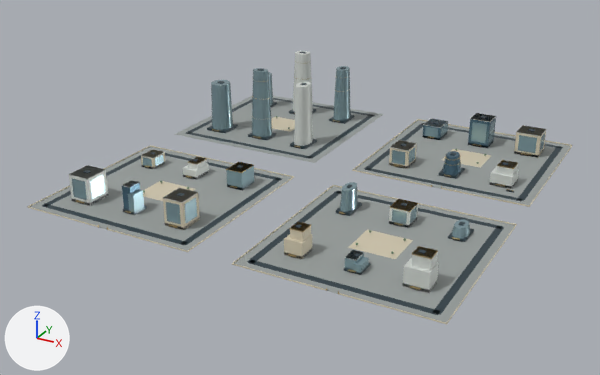
A saved change to the glTF model web/public/assets/3d/ampliworld/GC-CITY-2030/GC-TILE-05-19.glb.
The view is the same before and after, from a 50 mm lens placed at (-4339.0, -5294.0, 609.0), pointed at (-5021.0, -4054.0, -11.0). The axes (+X, +Y, +Z) are drawn at lower left. The lights are the same throughout. The picture after the commit comes second. Where no turn or scale is listed for an object, it has been applied to the vertices. Vertices at exactly the same position are counted once.

Objects in the first picture: 'GC-TILE-05-19-blue', 'GC-TILE-05-19-dark', 'GC-TILE-05-19-glass', 'GC-TILE-05-19-gold', 'GC-TILE-05-19-ivory', 'GC-TILE-05-19-paving', 'GC-TILE-05-19-white' and 1 more.
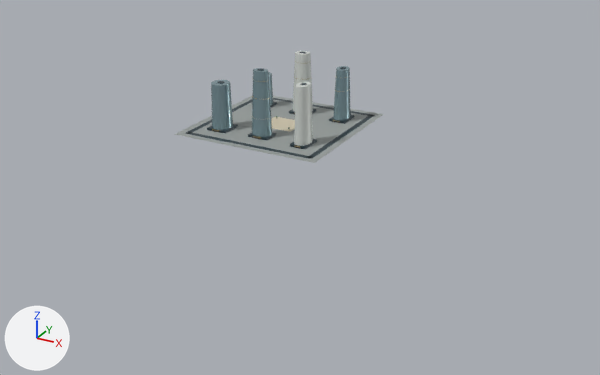
The change, as a diff of the scene's bpy script:
```diff
--- a/web/public/assets/3d/ampliworld/GC-CITY-2030/GC-TILE-05-19.glb.py
+++ b/web/public/assets/3d/ampliworld/GC-CITY-2030/GC-TILE-05-19.glb.py
@@ me_mesh_0 @@
 # used by ob_gc_tile_05_19_paving; location = (0.0, 0.0, 0.0)
-me_mesh_0.from_pydata(...)  # 32 vertices, 48 faces; spans x -5379.0..-4621.0, y -4379.0..-3621.0, z 0.0
+me_mesh_0.from_pydata(...)  # 8 vertices, 12 faces; spans x -5379.0..-5041.0, y -3959.0..-3621.0, z 0.0
+# me_mesh_0 part 1: the loose piece of 8 vertices spanning x -4959.0..-4621.0, y -3959.0..-3621.0, z 0.0 is deleted
+# me_mesh_0 part 2: the loose piece of 8 vertices spanning x -5379.0..-5041.0, y -4379.0..-4041.0, z 0.0 is deleted
+# me_mesh_0 part 3: the loose piece of 8 vertices spanning x -4959.0..-4621.0, y -4379.0..-4041.0, z 0.0 is deleted
 me_mesh_0.materials.append(mat_paving)
@@ me_mesh_1 @@
 # used by ob_gc_tile_05_19_dark; location = (0.0, 0.0, 0.0)
-me_mesh_1.from_pydata(...)  # 520 vertices, 780 faces; spans x -5364.0..-4636.0, y -4364.0..-3636.0, z 0.0..145.0
+me_mesh_1.from_pydata(...)  # 128 vertices, 192 faces; spans x -5364.0..-5056.0, y -3944.0..-3636.0, z 0.0..145.0
+# me_mesh_1 part 4: 49 loose pieces with 392 vertices, spanning x -5364.0..-4636.0, y -4364.0..-3636.0, z 0.0..58.0, are deleted
 me_mesh_1.materials.append(mat_dark)
@@ me_mesh_2 @@
 # used by ob_gc_tile_05_19_ivory; location = (0.0, 0.0, 0.0)
-me_mesh_2.from_pydata(...)  # 200 vertices, 300 faces; spans x -5380.0..-4620.0, y -4380.0..-3620.0, z 0.0..50.0
+me_mesh_2.from_pydata(...)  # 8 vertices, 12 faces; spans x -5250.0..-5170.0, y -3826.0..-3754.0, z 0.0
+# me_mesh_2 part 5: 24 loose pieces with 192 vertices, spanning x -5380.0..-4620.0, y -4380.0..-3620.0, z 0.0..50.0, are deleted
 me_mesh_2.materials.append(mat_ivory)
@@ me_mesh_5 @@
 # used by ob_gc_tile_05_19_glass; location = (0.0, 0.0, 0.0)
-me_mesh_5.from_pydata(...)  # 452 vertices, 720 faces; spans x -5332.0..-4666.0, y -4322.0..-3673.0, z 0.0..144.0
+me_mesh_5.from_pydata(...)  # 88 vertices, 160 faces; spans x -5332.0..-5092.0, y -3903.0..-3673.0, z 5.0..144.0
+# me_mesh_5 part 6: 42 loose pieces with 364 vertices, spanning x -5331.0..-4666.0, y -4322.0..-3675.0, z 0.0..50.0, are deleted
 me_mesh_5.materials.append(mat_glass)
@@ me_mesh_6 @@
 # used by ob_gc_tile_05_19_gold; location = (0.0, 0.0, 0.0)
-me_mesh_6.from_pydata(...)  # 962 vertices, 1632 faces; spans x -5331.0..-4661.0, y -4380.0..-3674.0, z 0.0..124.0
+me_mesh_6.from_pydata(...)  # 444 vertices, 792 faces; spans x -5331.0..-5094.0, y -3907.0..-3674.0, z 4.0..124.0
+# me_mesh_6 part 7: 49 loose pieces with 518 vertices, spanning x -5319.0..-4661.0, y -4380.0..-3719.0, z 0.0..53.0, are deleted
 me_mesh_6.materials.append(mat_gold)
@@ me_mesh_7 @@
 # used by ob_gc_tile_05_19_white; location = (0.0, 0.0, 0.0)
-me_mesh_7.from_pydata(...)  # 180 vertices, 284 faces; spans x -5331.0..-4666.0, y -4322.0..-3674.0, z 0.0..139.0
+me_mesh_7.from_pydata(...)  # 44 vertices, 80 faces; spans x -5233.0..-5093.0, y -3903.0..-3676.0, z 5.0..139.0
+# me_mesh_7 part 8: 17 loose pieces with 136 vertices, spanning x -5331.0..-4666.0, y -4322.0..-3674.0, z 0.0..57.0, are deleted
 me_mesh_7.materials.append(mat_white)
@@ ob_gc_tile_05_19_blue @@
-ob_gc_tile_05_19_blue = bpy.data.objects.new('GC-TILE-05-19-blue', me_mesh_8)
-ob_gc_tile_05_19_blue.location = (0.0, 0.0, 0.0)
```

Boxes (x1, y1, x2, y2) around the edits, measured in the pictures (600 x 375 px):
'GC-TILE-05-19-paving', reshaped (61% narrower, 70% shorter): before (30, 96, 571, 323); after (175, 96, 384, 163)
'GC-TILE-05-19-dark', reshaped (64% narrower, 59% shorter): before (42, 51, 563, 315); after (186, 51, 375, 159)
'GC-TILE-05-19-glass', reshaped (70% narrower, 66% shorter): before (71, 66, 545, 275); after (211, 66, 351, 137)
'GC-TILE-05-19-ivory', reshaped: before (27, 117, 573, 324); after (271, 117, 295, 132)
'GC-TILE-05-19-white', reshaped (96% narrower, 60% shorter): before (68, 51, 547, 293); after (293, 51, 313, 146)
'GC-TILE-05-19-blue', deleted: before (122, 113, 496, 210)
'GC-TILE-05-19-gold', reshaped (70% narrower, 63% shorter): before (76, 62, 531, 294); after (212, 62, 350, 147)
part 1 of me_mesh_0, deleted: before (354, 120, 571, 205)
part 2 of me_mesh_0, deleted: before (30, 146, 292, 251)
part 3 of me_mesh_0, deleted: before (234, 186, 515, 323)
part 4 of me_mesh_1, deleted: before (42, 116, 563, 315)
part 5 of me_mesh_2, deleted: before (27, 119, 573, 324)
part 6 of me_mesh_5, deleted: before (71, 120, 545, 275)
part 7 of me_mesh_6, deleted: before (76, 136, 531, 294)
part 8 of me_mesh_7, deleted: before (68, 113, 547, 293)
